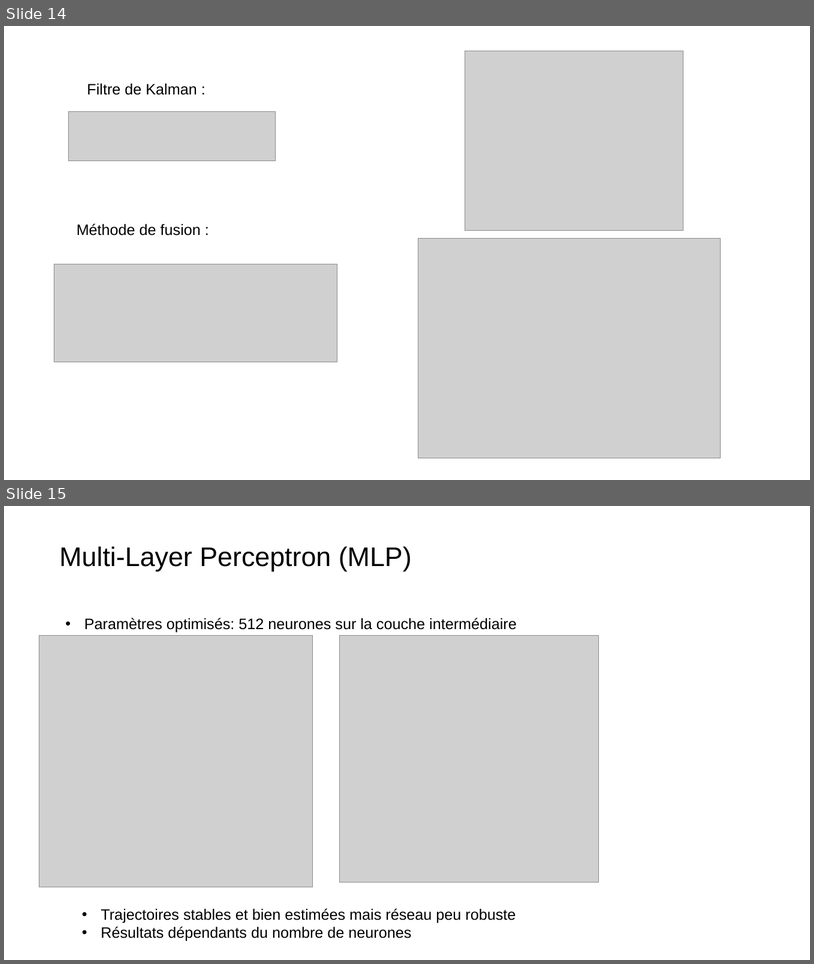
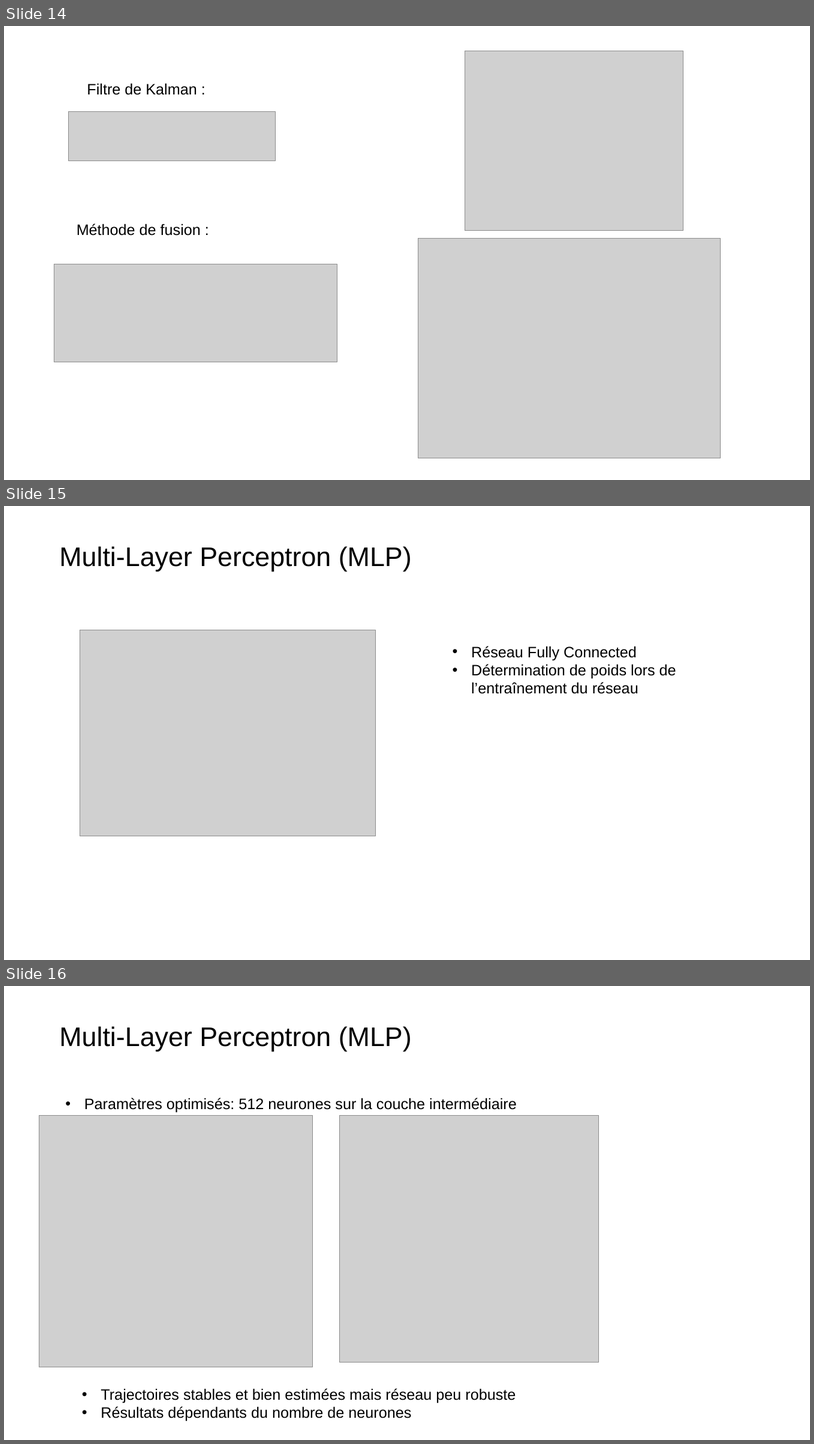
Before and after one commit to grotsartdehe/TFE, a slide deck: Presentation/Slides_TFE.pptx. Shown one above the other, each under a label of ours: slides 14 and 15 before the commit, slides 14, 15 and 16 after it. The pictures are 814x964 and 814x1444 pixels, drawn with LibreOffice and Linux fonts; fonts in the diff are those of the drawing; grey boxes stand for pictures. Boxes give left, top, right and bottom in pixels: in the first picture for what was removed or moved away, otherwise in the second. Text is boxed around its words. In the diff, an @@ line names an element or a change of style, - is before the commit and + after.

```diff
--- a/Presentation/Slides_TFE.pptx
+++ b/Presentation/Slides_TFE.pptx
@@ slide 15 added at (4, 506, 810, 960), background #FFFFFF @@
@@ title added at (59, 546, 412, 571), 32 pt, text #000000 @@
+Multi-Layer Perceptron (MLP)
@@ picture added at (80, 630, 375, 835) @@
@@ text added at (471, 646, 677, 694), 18 pt, text #000000 @@
+• Réseau Fully Connected
+• Détermination de poids lors de l’entraînement du réseau
@@ what was slide 15 is now slide 16 @@
```
Also in this commit, not shown: 3 slides changed, 3 other slides added, 1 slide removed, 4 other files.
